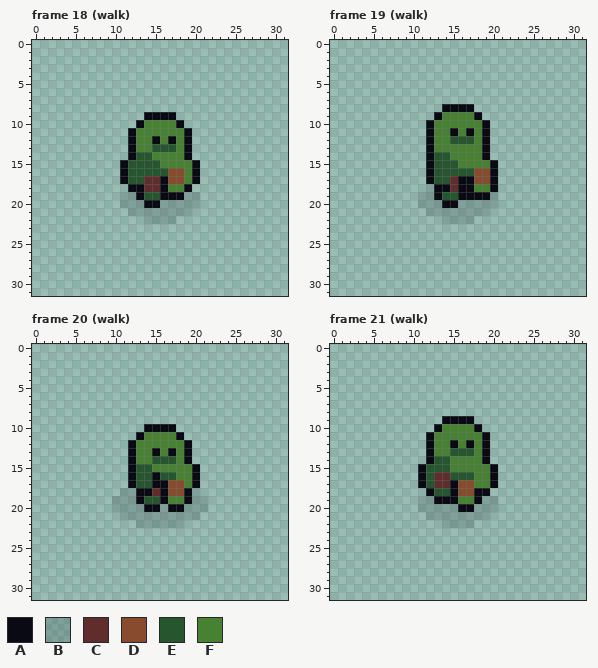
Two states of a pixel-art file, Art/SourceFiles/idle_acolyte.ase. The picture above was drawn from the file before the commit.
32x32 pixels, 50 frames. Shown: frame 18 (walk), frame 19 (walk), frame 20 (walk), frame 21 (walk). The commit also changed other frames, which this record leaves out.
Visible layers, top first: "minion", "shadow" opacity 20%.
Palette (. is transparent): A #090a14  B #202e3733  C #602c2c  D #884b2b  E #25562e  F #468232
Pixels before, frame 18 (walk), first column x 11:
 9 ...AAAA...
10 ..AFFFFA..
11 .AFFFFFFA.
12 .AFFAFAFA.
13 .AFFEEEFA.
14 .AEEFFFFA.
15 AEEEEFFFFA
16 AEEEEEDDFA
17 AEECCADDFA
18 .AACCAFFA.
19 BBAEEAAABB
20 BBBAABBBBB
21 .BBBBBBBB.
22 ...BBBB...
Pixels before, frame 19 (walk), first column x 11:
 8 ...AAAA...
 9 ..AFFFFA..
10 .AFFFFFFA.
11 .AFFAFAFA.
12 .AFFEEEFA.
13 .AFFFFFFA.
14 .AEEFFFFA.
15 .AEEEFFFFA
16 .AEEEEEDDA
17 .AEECAADDA
18 .BAACAAFFA
19 BBAEEAAAAB
20 BBBAABBBBB
21 .BBBBBBBB.
22 ...BBBB...
Pixels before, frame 20 (walk), first column x 10:
10 ....AAAA....
11 ...AFFFFA...
12 ..AFFFFFFA..
13 ..AFFAFAFA..
14 ..AFFEEEFA..
15 ..AEEFFFFFA.
16 ..AEEAEEFFA.
17 ..AEEAADDFA.
18 .BBAACADDAB.
19 BBBAEEAFFABB
20 BBBBAABAABBB
21 .BBBBBBBBBB.
22 ...BBBBBB...
Pixels before, frame 21 (walk), first column x 11:
 9 ...AAAA...
10 ..AFFFFA..
11 .AFFFFFFA.
12 .AFFAFAFA.
13 .AFFEEEFA.
14 .AEEFFFFA.
15 AEEEFFFFFA
16 AECCEEEFFA
17 AECCADDFFA
18 .AEEADDAA.
19 BBAAAFFABB
20 BBBBBAABBB
21 .BBBBBBBB.
22 ...BBBB...
Once edited:
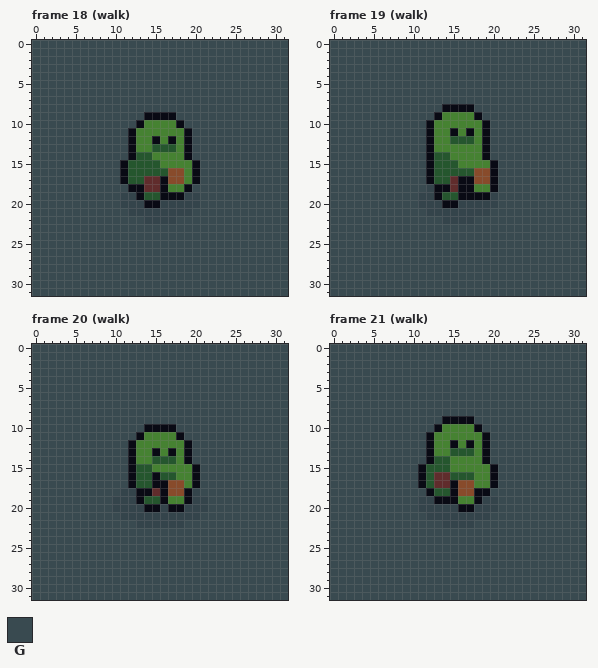
Colours new in this view: G #394a50
The edit:
layer "bg" now shown
colour B: #202e3733 -> #34444b
Changed rows in their new state; - is a pixel that keeps its letter.
Frame 18 (walk), layer "bg":
first column x 0:
 0 GGGGGGGGGGGGGGGGGGGGGGGGGGGGGGGG
 1 GGGGGGGGGGGGGGGGGGGGGGGGGGGGGGGG
 2 GGGGGGGGGGGGGGGGGGGGGGGGGGGGGGGG
 3 GGGGGGGGGGGGGGGGGGGGGGGGGGGGGGGG
 4 GGGGGGGGGGGGGGGGGGGGGGGGGGGGGGGG
 5 GGGGGGGGGGGGGGGGGGGGGGGGGGGGGGGG
 6 GGGGGGGGGGGGGGGGGGGGGGGGGGGGGGGG
 7 GGGGGGGGGGGGGGGGGGGGGGGGGGGGGGGG
 8 GGGGGGGGGGGGGGGGGGGGGGGGGGGGGGGG
 9 GGGGGGGGGGGGGG----GGGGGGGGGGGGGG
10 GGGGGGGGGGGGG------GGGGGGGGGGGGG
11 GGGGGGGGGGGG--------GGGGGGGGGGGG
12 GGGGGGGGGGGG--------GGGGGGGGGGGG
13 GGGGGGGGGGGG--------GGGGGGGGGGGG
14 GGGGGGGGGGGG--------GGGGGGGGGGGG
15 GGGGGGGGGGG----------GGGGGGGGGGG
16 GGGGGGGGGGG----------GGGGGGGGGGG
17 GGGGGGGGGGG----------GGGGGGGGGGG
18 GGGGGGGGGGGG--------GGGGGGGGGGGG
19 GGGGGGGGGGG----------GGGGGGGGGGG
20 GGGGGGGGGGG----------GGGGGGGGGGG
21 GGGGGGGGGGGG--------GGGGGGGGGGGG
22 GGGGGGGGGGGGGG----GGGGGGGGGGGGGG
23 GGGGGGGGGGGGGGGGGGGGGGGGGGGGGGGG
24 GGGGGGGGGGGGGGGGGGGGGGGGGGGGGGGG
25 GGGGGGGGGGGGGGGGGGGGGGGGGGGGGGGG
26 GGGGGGGGGGGGGGGGGGGGGGGGGGGGGGGG
27 GGGGGGGGGGGGGGGGGGGGGGGGGGGGGGGG
28 GGGGGGGGGGGGGGGGGGGGGGGGGGGGGGGG
29 GGGGGGGGGGGGGGGGGGGGGGGGGGGGGGGG
30 GGGGGGGGGGGGGGGGGGGGGGGGGGGGGGGG
31 GGGGGGGGGGGGGGGGGGGGGGGGGGGGGGGG
Frame 19 (walk), layer "bg":
first column x 0:
 0 GGGGGGGGGGGGGGGGGGGGGGGGGGGGGGGG
 1 GGGGGGGGGGGGGGGGGGGGGGGGGGGGGGGG
 2 GGGGGGGGGGGGGGGGGGGGGGGGGGGGGGGG
 3 GGGGGGGGGGGGGGGGGGGGGGGGGGGGGGGG
 4 GGGGGGGGGGGGGGGGGGGGGGGGGGGGGGGG
 5 GGGGGGGGGGGGGGGGGGGGGGGGGGGGGGGG
 6 GGGGGGGGGGGGGGGGGGGGGGGGGGGGGGGG
 7 GGGGGGGGGGGGGGGGGGGGGGGGGGGGGGGG
 8 GGGGGGGGGGGGGG----GGGGGGGGGGGGGG
 9 GGGGGGGGGGGGG------GGGGGGGGGGGGG
10 GGGGGGGGGGGG--------GGGGGGGGGGGG
11 GGGGGGGGGGGG--------GGGGGGGGGGGG
12 GGGGGGGGGGGG--------GGGGGGGGGGGG
13 GGGGGGGGGGGG--------GGGGGGGGGGGG
14 GGGGGGGGGGGG--------GGGGGGGGGGGG
15 GGGGGGGGGGGG---------GGGGGGGGGGG
16 GGGGGGGGGGGG---------GGGGGGGGGGG
17 GGGGGGGGGGGG---------GGGGGGGGGGG
18 GGGGGGGGGGGG---------GGGGGGGGGGG
19 GGGGGGGGGGG----------GGGGGGGGGGG
20 GGGGGGGGGGG----------GGGGGGGGGGG
21 GGGGGGGGGGGG--------GGGGGGGGGGGG
22 GGGGGGGGGGGGGG----GGGGGGGGGGGGGG
23 GGGGGGGGGGGGGGGGGGGGGGGGGGGGGGGG
24 GGGGGGGGGGGGGGGGGGGGGGGGGGGGGGGG
25 GGGGGGGGGGGGGGGGGGGGGGGGGGGGGGGG
26 GGGGGGGGGGGGGGGGGGGGGGGGGGGGGGGG
27 GGGGGGGGGGGGGGGGGGGGGGGGGGGGGGGG
28 GGGGGGGGGGGGGGGGGGGGGGGGGGGGGGGG
29 GGGGGGGGGGGGGGGGGGGGGGGGGGGGGGGG
30 GGGGGGGGGGGGGGGGGGGGGGGGGGGGGGGG
31 GGGGGGGGGGGGGGGGGGGGGGGGGGGGGGGG
Frame 20 (walk), layer "bg":
first column x 0:
 0 GGGGGGGGGGGGGGGGGGGGGGGGGGGGGGGG
 1 GGGGGGGGGGGGGGGGGGGGGGGGGGGGGGGG
 2 GGGGGGGGGGGGGGGGGGGGGGGGGGGGGGGG
 3 GGGGGGGGGGGGGGGGGGGGGGGGGGGGGGGG
 4 GGGGGGGGGGGGGGGGGGGGGGGGGGGGGGGG
 5 GGGGGGGGGGGGGGGGGGGGGGGGGGGGGGGG
 6 GGGGGGGGGGGGGGGGGGGGGGGGGGGGGGGG
 7 GGGGGGGGGGGGGGGGGGGGGGGGGGGGGGGG
 8 GGGGGGGGGGGGGGGGGGGGGGGGGGGGGGGG
 9 GGGGGGGGGGGGGGGGGGGGGGGGGGGGGGGG
10 GGGGGGGGGGGGGG----GGGGGGGGGGGGGG
11 GGGGGGGGGGGGG------GGGGGGGGGGGGG
12 GGGGGGGGGGGG--------GGGGGGGGGGGG
13 GGGGGGGGGGGG--------GGGGGGGGGGGG
14 GGGGGGGGGGGG--------GGGGGGGGGGGG
15 GGGGGGGGGGGG---------GGGGGGGGGGG
16 GGGGGGGGGGGG---------GGGGGGGGGGG
17 GGGGGGGGGGGG---------GGGGGGGGGGG
18 GGGGGGGGGGG----------GGGGGGGGGGG
19 GGGGGGGGGG------------GGGGGGGGGG
20 GGGGGGGGGG------------GGGGGGGGGG
21 GGGGGGGGGGG----------GGGGGGGGGGG
22 GGGGGGGGGGGGG------GGGGGGGGGGGGG
23 GGGGGGGGGGGGGGGGGGGGGGGGGGGGGGGG
24 GGGGGGGGGGGGGGGGGGGGGGGGGGGGGGGG
25 GGGGGGGGGGGGGGGGGGGGGGGGGGGGGGGG
26 GGGGGGGGGGGGGGGGGGGGGGGGGGGGGGGG
27 GGGGGGGGGGGGGGGGGGGGGGGGGGGGGGGG
28 GGGGGGGGGGGGGGGGGGGGGGGGGGGGGGGG
29 GGGGGGGGGGGGGGGGGGGGGGGGGGGGGGGG
30 GGGGGGGGGGGGGGGGGGGGGGGGGGGGGGGG
31 GGGGGGGGGGGGGGGGGGGGGGGGGGGGGGGG
Frame 21 (walk), layer "bg": the same change as frame 18 (walk)
Boxes around the changes in both pictures, in picture pixels (x1, y1, x2, y2):
changed: (32, 40, 288, 296)
changed: (330, 40, 586, 296)
changed: (32, 344, 288, 600)
changed: (330, 344, 586, 600)
